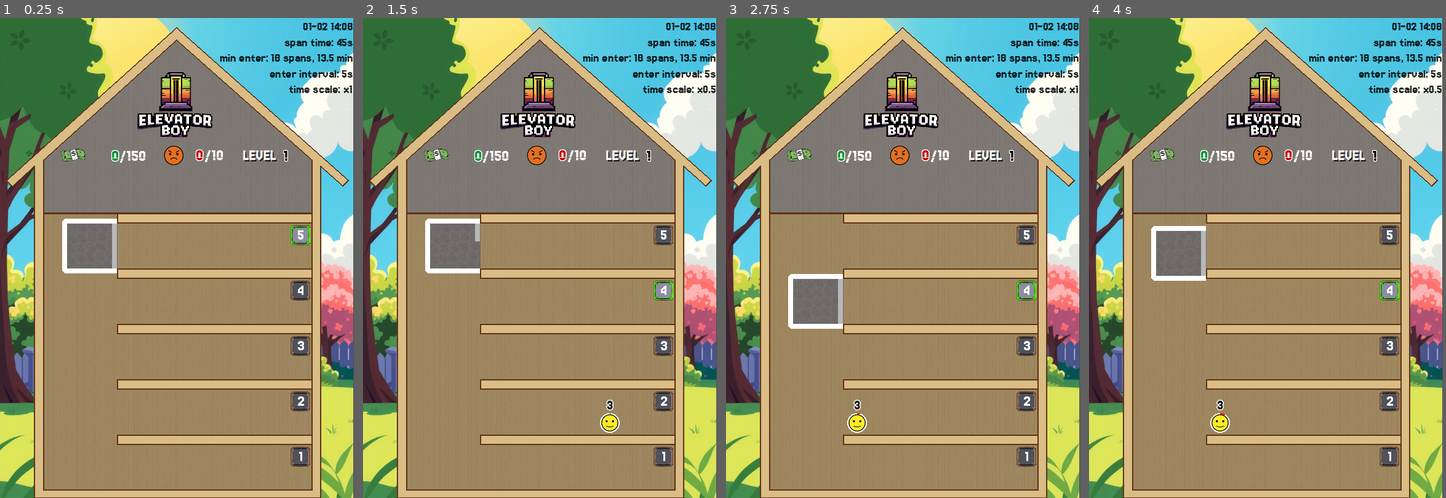
Above: before the commit, frames 1-4 (left to right).
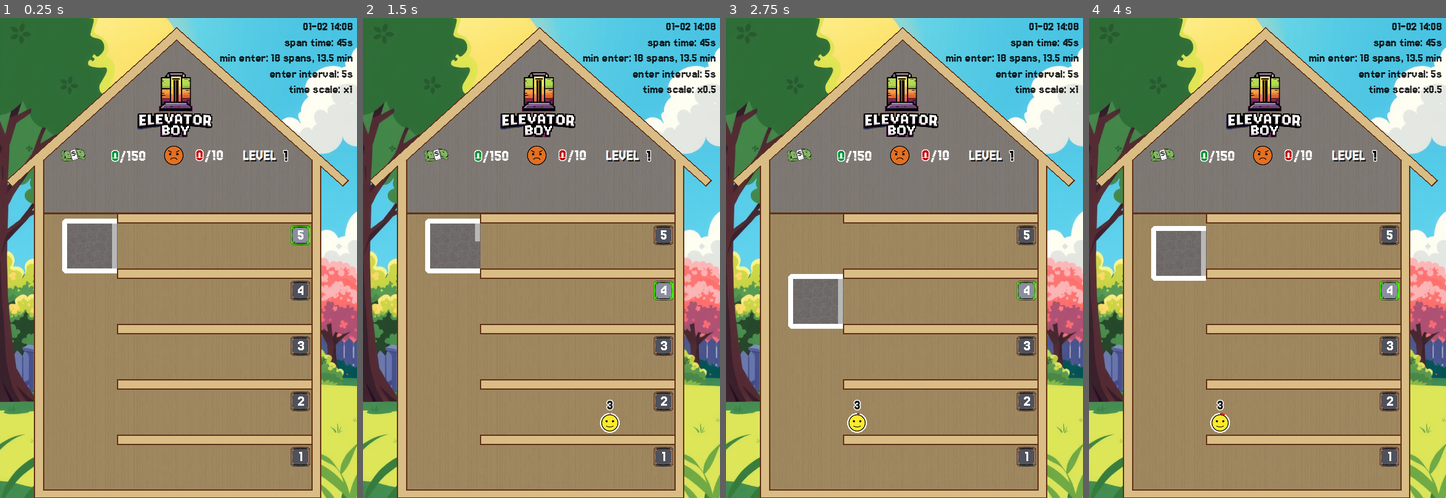
Above: after the commit, the same moments.

Repository: gilad905/elevator-boy
Game: Godot game, scene res://scenes/main.tscn
Same seed, same stepped clock (60 frames per second), same inputs: the game is played once before the commit and once after it.
Inputs:
- Up to frame 1 (0.25 s): no input
- Up to frame 2 (1.5 s): tap Enter at 0.5 s; hold Up (elevator_move_up) 0.53-1.28 s; tap Space (door_toggle) at 0.6 s; hold Down (elevator_move_down) from 1.28 s (still down); tap A (time_scale_decrease) at 1.35 s
- Up to frame 3 (2.75 s): release Down (elevator_move_down) at 2.03 s; hold Up (elevator_move_up) from 2.03 s (still down); hold Q (time_scale_increase) from 2.03 s (still down)
- Up to frame 4 (4 s): release Q (time_scale_increase) at 2.78 s; tap Space (door_toggle) at 2.85 s; release Up (elevator_move_up) at 3.53 s; hold Down (elevator_move_down) from 3.53 s (still down); hold A (time_scale_decrease) from 3.53 s (still down)
In our replay, the window is 575x780 before the commit and 580x780 after it. These sizes can differ from the game's own. Grey fills any space a smaller window leaves; there, only what the larger window draws over its background counts as a difference.

The runs differ from the first frame. In frame 1, 5.0% of the frame differs, in the area x 0-100%, y 0-100%; in frame 2, 5.0%; in frame 3, 5.0%; in frame 4, 5.0%.

Commit message:
overlay continue; overlay stop all timers; next level

Diff:
--- a/project.godot
+++ b/project.godot
@@ -23,7 +23,7 @@
 
 [display]
 
-window/size/viewport_width=575
+window/size/viewport_width=580
 window/size/viewport_height=780
 window/size/initial_position_type=3
 window/stretch/mode="canvas_items"
--- a/scenes/floor.tscn
+++ b/scenes/floor.tscn
@@ -57,5 +57,6 @@
 [node name="TouchScreenButton" type="TouchScreenButton" parent="."]
 position = Vector2(98, 56)
 shape = SubResource("RectangleShape2D_euo4v")
+shape_visible = false
 
 [connection signal="pressed" from="TouchScreenButton" to="." method="_on_touched"]
--- a/scenes/main.tscn
+++ b/scenes/main.tscn
@@ -28,8 +28,8 @@
 layer = -1
 
 [node name="Background" type="Sprite2D" parent="Background"]
-position = Vector2(0, -59)
-scale = Vector2(0.69, 0.69)
+position = Vector2(0, -71)
+scale = Vector2(0.7, 0.7)
 texture = ExtResource("2_3cdlf")
 centered = false
 region_rect = Rect2(0, 149, 1233, 1675.48)
@@ -217,30 +217,26 @@
 text = "10
 "
 
-[node name="Overlay" type="CanvasLayer" parent="."]
-
-[node name="ColorRect" type="ColorRect" parent="Overlay"]
-anchors_preset = 15
-anchor_right = 1.0
-anchor_bottom = 1.0
-grow_horizontal = 2
-grow_vertical = 2
+[node name="Overlay" type="ColorRect" parent="."]
+process_mode = 2
+offset_right = 580.0
+offset_bottom = 780.0
 color = Color(0, 0, 0, 0.607843)
 
-[node name="Prompt" type="Label" parent="Overlay/ColorRect"]
+[node name="Prompt" type="Label" parent="Overlay"]
 unique_name_in_owner = true
 layout_mode = 2
-offset_left = 20.0
-offset_top = 20.0
-offset_right = 555.0
-offset_bottom = 429.0
+offset_left = 25.0
+offset_top = 25.0
+offset_right = 560.0
+offset_bottom = 436.0
 size_flags_vertical = 0
 theme_override_font_sizes/font_size = 63
 text = "GAME OVER"
 horizontal_alignment = 1
 vertical_alignment = 1
 
-[node name="Continue" type="Button" parent="Overlay/ColorRect"]
+[node name="Continue" type="Button" parent="Overlay"]
 layout_mode = 1
 anchors_preset = 8
 anchor_left = 0.5
@@ -286,6 +282,7 @@
 [connection signal="state_changed" from="Elevator/Door" to="." method="_on_door_state_changed"]
 [connection signal="angries_reached" from="HUD" to="." method="_on_angries_reached"]
 [connection signal="money_reached" from="HUD" to="." method="_on_money_reached"]
+[connection signal="pressed" from="Overlay/Continue" to="." method="_on_continue_pressed"]
 [connection signal="timeout" from="ElevatorEnterTimer" to="." method="_on_elevator_enter_timer_timeout"]
 [connection signal="timeout" from="SpeedSpanTimer" to="." method="_on_speed_span_timer_timeout"]
 [connection signal="timeout" from="Persons/PersonsTimer" to="." method="_on_persons_timer_timeout"]
--- a/scripts/globals/nodes.gd
+++ b/scripts/globals/nodes.gd
@@ -6,7 +6,7 @@
 var floors: Node2D
 var elevator: Node2D
 
-func _ready() -> void:
+func intialize() -> void:
 	root = get_node("/root")
 	persons = root.get_node("Main/Persons")
 	hud = root.get_node("Main/HUD")
--- a/scripts/main.gd
+++ b/scripts/main.gd
@@ -6,9 +6,12 @@
 var current_span: int = 1
 var span_duration: float
 
+func _enter_tree() -> void:
+	Nodes.intialize()
+
 func _ready() -> void:
 	span_duration = get_span_duration()
-	$Overlay/ColorRect.modulate.a = 0
+	$Overlay.modulate.a = 0
 	$ElevatorEnterTimer.wait_time = Global.elevator_check_interval_sec
 	$SpeedSpanTimer.wait_time = span_duration
 	$Persons/PersonsTimer.wait_time = Global.person_enter_max_sec
@@ -16,11 +19,11 @@
 	# _debug_enter_persons_bug()
 	# return
 
-	await get_tree().create_timer(1).timeout
-	# _on_money_reached()
+	await get_tree().create_timer(1, false).timeout
 	_on_persons_timer_timeout()
 	$SpeedSpanTimer.start()
 	$Persons/PersonsTimer.start()
+	# _debug_overlay()
 
 func _process(_delta: float) -> void:
 	if Input.is_action_pressed("elevator_move_up"):
@@ -61,13 +64,10 @@
 	var args = [$Persons/PersonsTimer.wait_time, Engine.get_time_scale()]
 	$Debug/Dynamic.text = "enter interval: %ss\ntime scale: x%s" % args
 
-func show_overlay_and_reload() -> void:
+func show_overlay() -> void:
+	get_tree().paused = true
 	$Overlay.show()
-	var tween = create_tween().tween_property($Overlay/ColorRect, "modulate:a", 1, 1)
-	await tween.finished
-	Nodes.root.set_process_mode(ProcessMode.PROCESS_MODE_DISABLED)
-	get_tree().paused = true
-	await get_tree().create_timer(4).timeout
+	$Overlay.create_tween().tween_property($Overlay, "modulate:a", 1, 1)
 
 func get_span_duration() -> float:
 	var shift = Global.speed_span_level_decrease_sec * (Global.current_level - 1)
@@ -98,16 +98,15 @@
 	update_debug_dynamic()
 
 func _on_angries_reached() -> void:
-	$Overlay/ColorRect/Prompt.text = game_over_prompt
-	show_overlay_and_reload()
+	$Overlay/Prompt.text = game_over_prompt
+	show_overlay()
 
 func _on_money_reached() -> void:
-	$Overlay/ColorRect/Prompt.text = level_up_prompt
+	$Overlay/Prompt.text = level_up_prompt
 	Global.current_level += 1
-	show_overlay_and_reload()
+	show_overlay()
 
 func _on_continue_pressed() -> void:
-	Nodes.root.set_process_mode(ProcessMode.PROCESS_MODE_PAUSABLE)
 	get_tree().paused = false
 	get_tree().reload_current_scene()
 
@@ -134,3 +133,7 @@
 	Global._temp += 0.1
 
 	get_tree().reload_current_scene()
+
+func _debug_overlay() -> void:
+	await get_tree().create_timer(1, false).timeout
+	_on_money_reached()
--- a/scripts/person.gd
+++ b/scripts/person.gd
@@ -39,7 +39,7 @@
 
 func add_face_timer(percent: int, state: String) -> void:
 	var sec = Global.person_patience_sec * percent / 100.0
-	var timer = get_tree().create_timer(sec)
+	var timer = get_tree().create_timer(sec, false)
 	timer.timeout.connect($Face.play.bind(state))
 	face_timers.append(timer)
 
